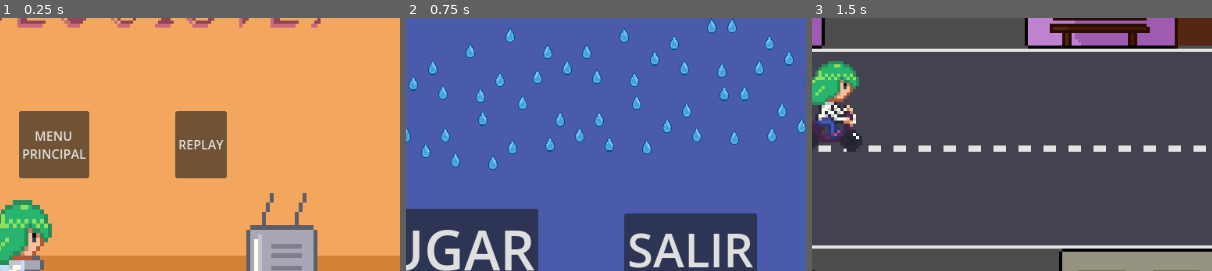
Above: before the commit, frames 1-3 (left to right).
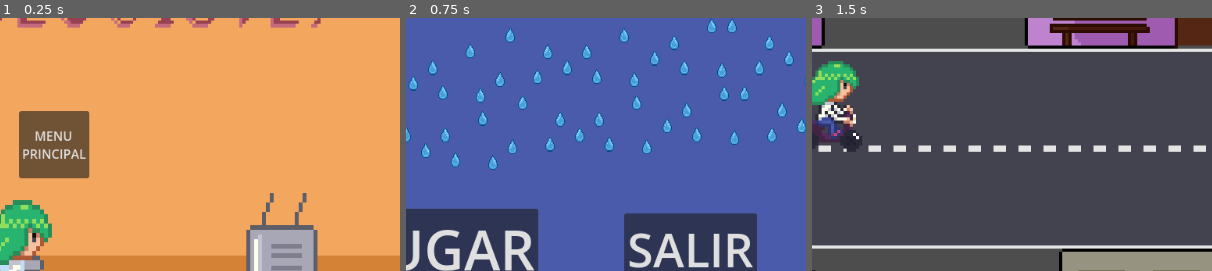
Above: after the commit, the same moments.

Repository: MarGon-Game/rain-rider
Game: Godot game, scene res://victory.tscn
The game is run twice, just before and just after one commit, with the same random seed, the same clock (stepped at 60 frames per second) and the same inputs. This scene is started directly instead of the project's main scene.
Inputs:
- Up to frame 1 (0.25 s): no input
- Up to frame 2 (0.75 s): click "MENU PRINCIPAL" at 0.5 s
- Up to frame 3 (1.5 s): click "JUGAR" at 1.25 s
The pictures show only the part of the screen within x 48-98%, y 27-77%; the shares and areas given below are measured in that part.

The runs differ from the first frame. In frame 1, 3.5% of the frame differs, in the area x 43-57%, y 36-64%; in frame 2, nothing differs; in frame 3, nothing differs.

Commit message:
eliminación replay extra

Diff:
--- a/rain-rider/victory.tscn
+++ b/rain-rider/victory.tscn
@@ -32,14 +32,9 @@
 text = "MENU
 PRINCIPAL"
 
-[node name="Button2" type="Button" parent="HBoxContainer"]
-layout_mode = 2
-text = "REPLAY"
-
 [node name="win" type="AudioStreamPlayer" parent="."]
 stream = ExtResource("3_qr7ta")
 volume_db = -17.219
 autoplay = true
 
 [connection signal="pressed" from="HBoxContainer/Button" to="." method="_pressed_menu"]
-[connection signal="pressed" from="HBoxContainer/Button2" to="." method="_replay_pressed"]
